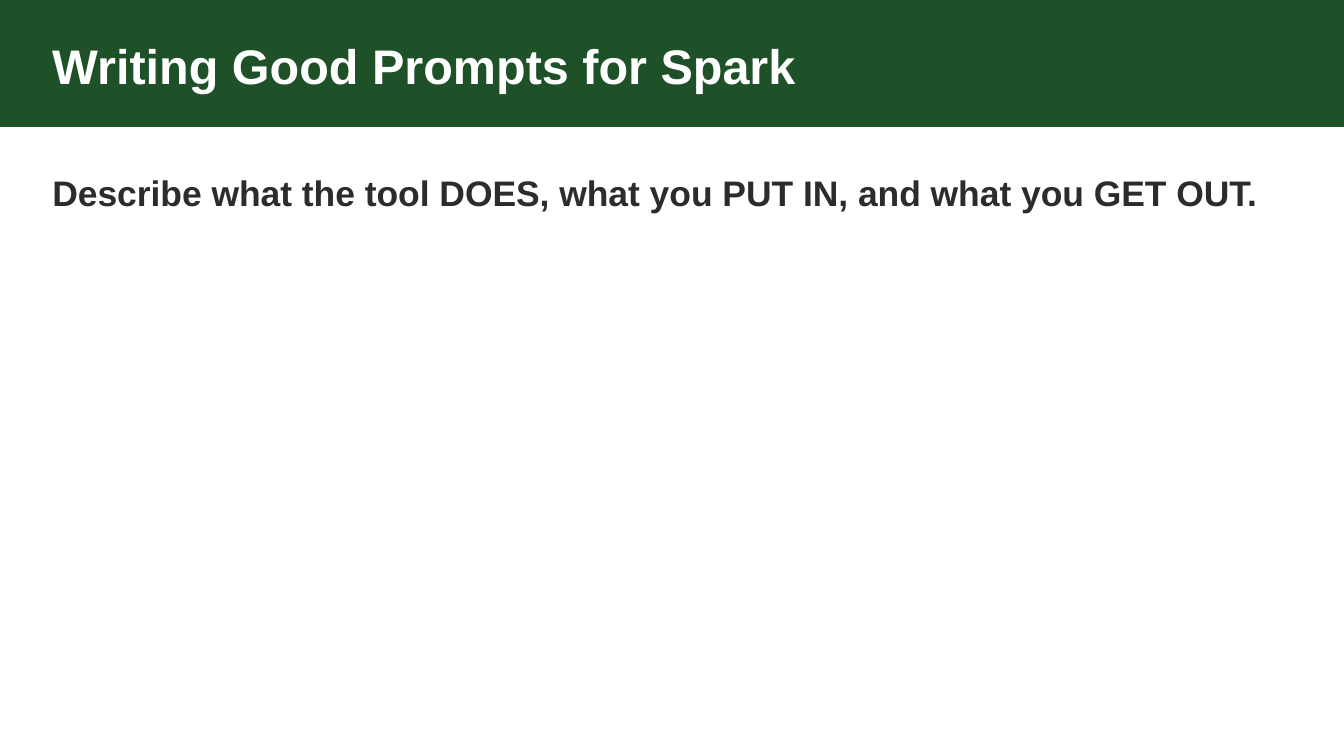
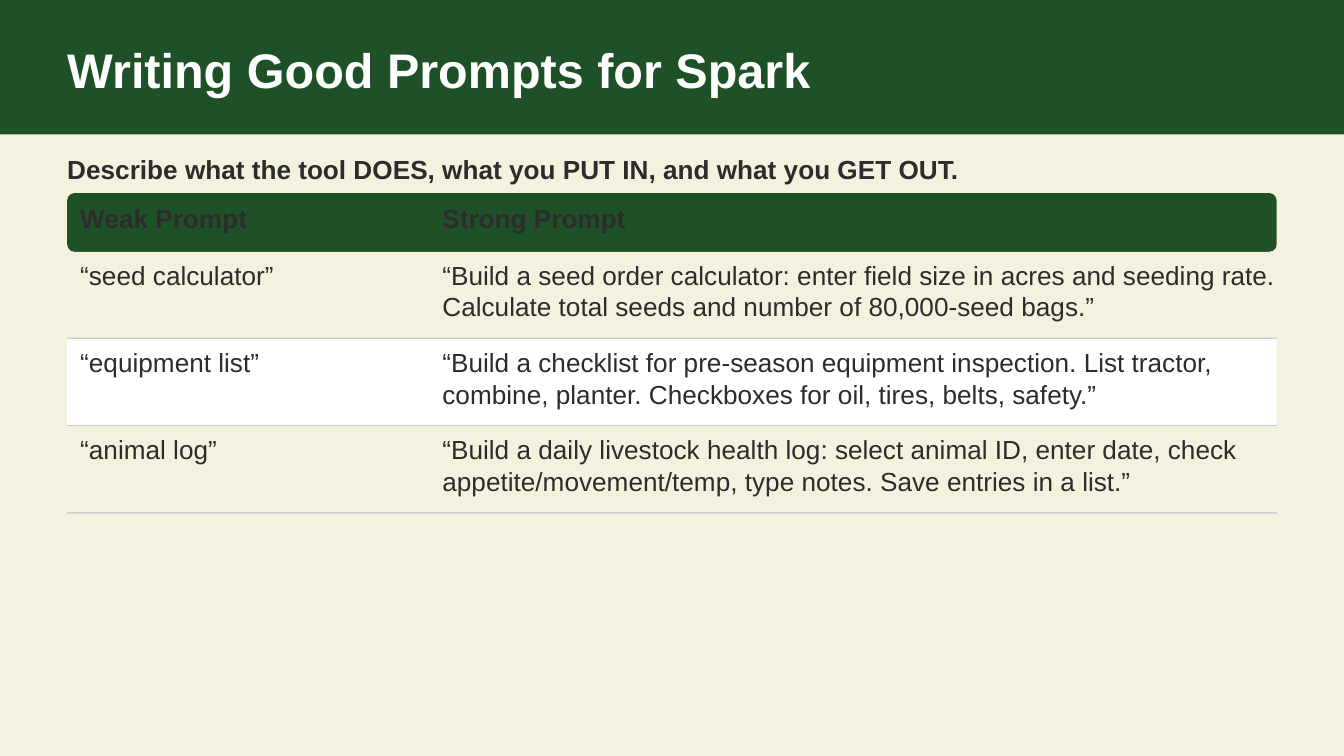
Before and after one commit to zircote/github4farms, a slide deck: slide 9 of sessions/session-11/slides.pptx. Drawn at 1344x756 pixels with LibreOffice and Linux fonts; fonts in the diff are those of the drawing. Boxes give left, top, right and bottom in pixels: in the first picture for what was removed or moved away, otherwise in the second. Text is boxed around its words. In the diff, an @@ line names an element or a change of style, - is before the commit and + after.

Commit message:
build: regenerate all 12 session PPTX decks
Rebuild all slide decks to incorporate HTML quality fixes,
content additions, and layout corrections.

```diff
--- a/sessions/session-11/slides.pptx
+++ b/sessions/session-11/slides.pptx
@@ background #FFFFFF to #F4F1DE @@
@@ rectangle: place and size @@
-rectangle at (0, 0, 1344, 126)
+rectangle at (0, 0, 1344, 134)
@@ text "Writing Good Prompts for Spark": place and size @@
-text "Writing Good Prompts for Spark" at (52, 49, 796, 94)
+text "Writing Good Prompts for Spark" at (67, 53, 810, 97)
@@ text "Describe what the tool DOES, ...": place and size @@
-text "Describe what the tool DOES, ..." at (52, 180, 1257, 214)
+text "Describe what the tool DOES, ..." at (67, 160, 959, 184)
@@ text "Describe what the tool DOES, ..." at (67, 160, 959, 184): size 19 to 14 pt; line spacing 25.6pt to 1; less space between paragraphs @@
@@ rounded rectangle added at (67, 194, 1277, 253), fill #1E5128 @@
@@ rectangle added at (67, 251, 1277, 339), fill #F4F1DE @@
@@ text added at (80, 266, 274, 286), 14 pt, text #2C2C2C @@
+“seed calculator”
@@ text added at (442, 266, 1274, 322), 14 pt, text #2C2C2C @@
+“Build a seed order calculator: enter field size in acres and seeding rate. Calculate total seeds and number of 80,000-seed bags.”
@@ line added from (67, 339) to (1277, 339), #CCCCCC 0.75 pt @@
@@ rectangle added at (67, 339, 1277, 426), fill #FFFFFF @@
@@ text added at (80, 353, 259, 378), 14 pt, text #2C2C2C @@
+“equipment list”
@@ text added at (442, 353, 1212, 409), 14 pt, text #2C2C2C @@
+“Build a checklist for pre-season equipment inspection. List tractor, combine, planter. Checkboxes for oil, tires, belts, safety.”
@@ line added from (67, 426) to (1277, 426), #CCCCCC 0.75 pt @@
@@ rectangle added at (67, 426, 1277, 513), fill #F4F1DE @@
@@ text added at (80, 440, 217, 465), 14 pt, text #2C2C2C @@
+“animal log”
@@ text added at (442, 440, 1236, 497), 14 pt, text #2C2C2C @@
+“Build a daily livestock health log: select animal ID, enter date, check appetite/movement/temp, type notes. Save entries in a list.”
@@ line added from (67, 513) to (1277, 513), #CCCCCC 0.75 pt @@
```
Also in this commit, not shown: 4 other slides changed, 1 slide added, 1 slide removed, 11 other files.
